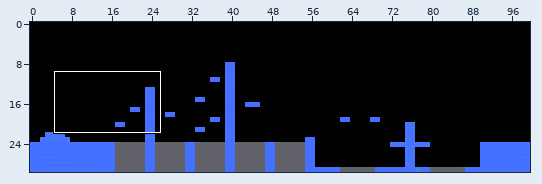
Tiled map: Neptune/Neptune.tmx. Above, an overview of the earlier version with the close-up marked.
Close-up. As it was:
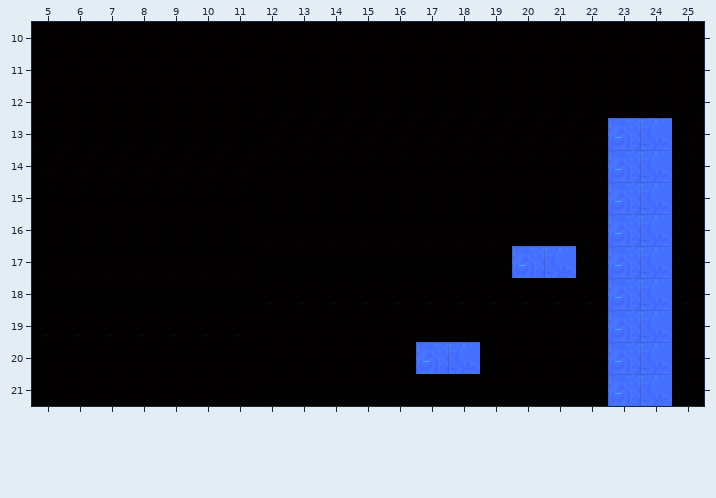
Cells are 32x32 px. Shown: x 5..25, y 10..21. The commit also changed other parts of the map, which this record leaves out.
And afterwards:
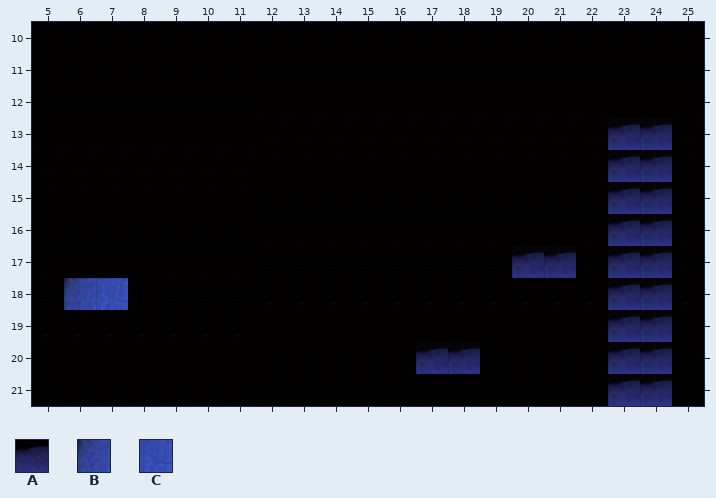
Key: from "Neptune": A 370, B 1638 "solid", C 1639 "solid".
_ is an empty cell, . an unchanged one.
Tiles of an added or newly shown layer are drawn over the layers below it.
From old to new:
--- layer "foreground1"
@@ x 6..7 @@
-18 __
+18 BC
--- layer "collision" (now shown)
@@ x 6..24 @@
-13 .................__
-14 .................__
-15 .................__
-16 .................__
-17 ..............__.__
-18 __...............__
-19 .................__
-20 ...........__....__
-21 .................__
+13 .................AA
+14 .................AA
+15 .................AA
+16 .................AA
+17 ..............AA.AA
+18 BC...............AA
+19 .................AA
+20 ...........AA....AA
+21 .................AA
Boxes around the changes in both close-ups, in picture pixels (x1, y1, x2, y2):
added: (608, 118, 672, 406)
added: (512, 246, 576, 278)
added: (64, 278, 128, 310)
added: (416, 342, 480, 374)
